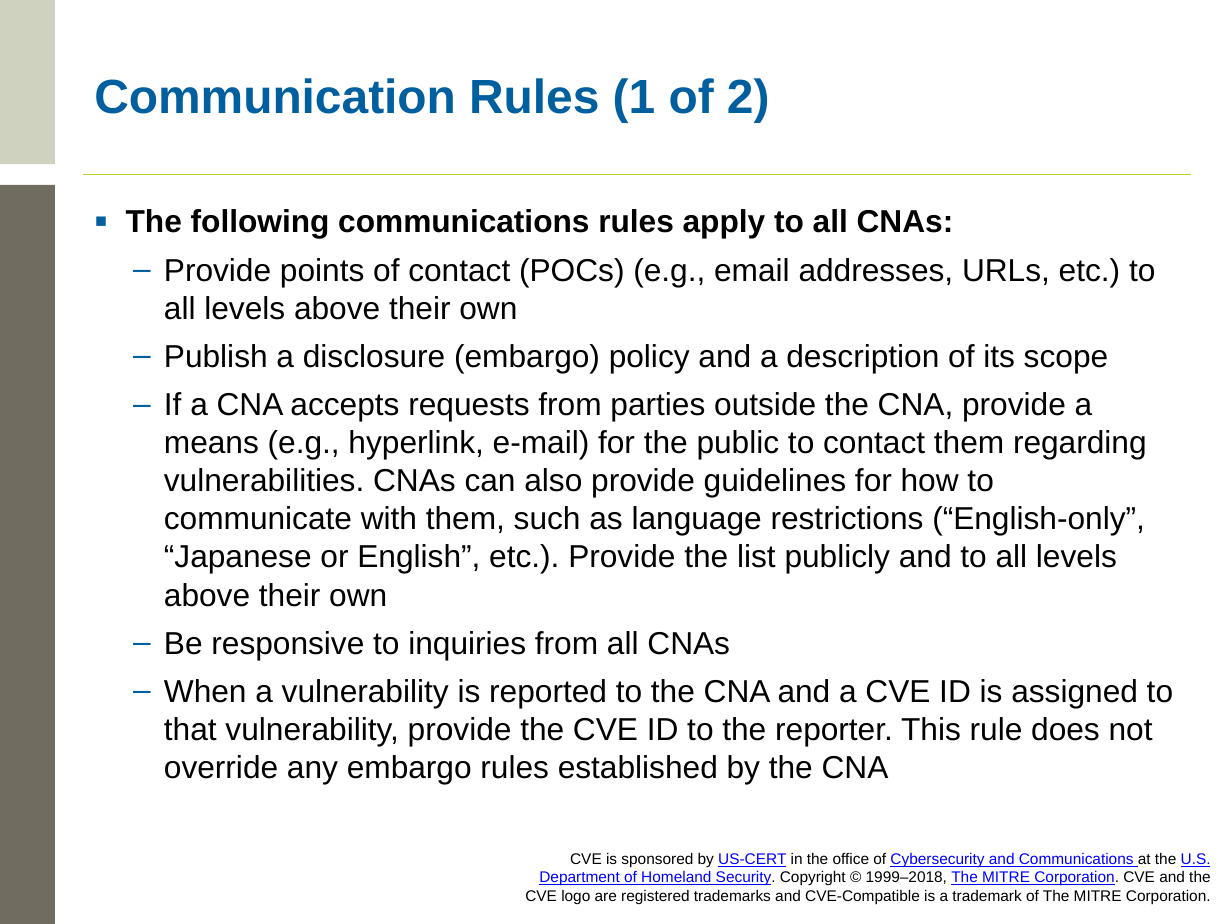
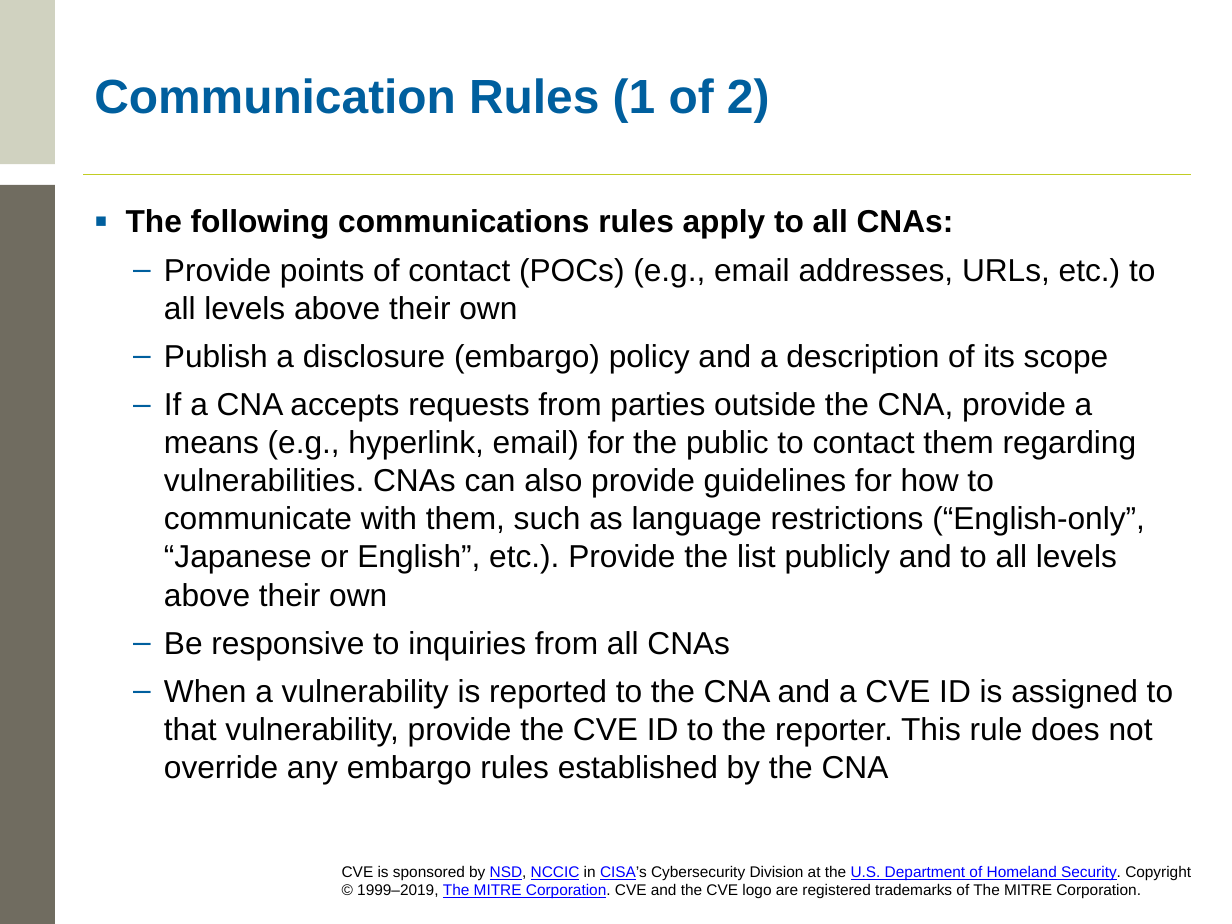
Before and after one commit to CVEProject/cveproject.github.io, a slide deck: slide 33 of docs/cna/Becoming a CNA.pptx. Drawn at 1232x924 pixels with LibreOffice and Linux fonts; fonts in the diff are those of the drawing; background and template pictures are left out. Boxes give left, top, right and bottom in pixels: in the first picture for what was removed or moved away, otherwise in the second. Text is boxed around its words. In the diff, an @@ line names an element or a change of style, - is before the commit and + after.

```diff
--- a/docs/cna/Becoming a CNA.pptx
+++ b/docs/cna/Becoming a CNA.pptx
@@ text at (164, 392, 1145, 607): text changed @@
-  – If a CNA accepts requests from parties outside the CNA, provide a means (e.g., hyperlink, e-mail) for the public to contact them regarding vulnerabilities. CNAs can also provide guidelines for how to communicate with them, such as language restrictions (“English-only”, “Japanese or English”, etc.). Provide the list publicly and to all levels above their own
+  – If a CNA accepts requests from parties outside the CNA, provide a means (e.g., hyperlink, email) for the public to contact them regarding vulnerabilities. CNAs can also provide guidelines for how to communicate with them, such as language restrictions (“English-only”, “Japanese or English”, etc.). Provide the list publicly and to all levels above their own
@@ text at (342, 865, 1191, 899): text changed @@
-CVE is sponsored by US-CERT in the office of Cybersecurity and Communications at the U.S. Department of Homeland Security. Copyright © 1999–2018, The MITRE Corporation. CVE and the CVE logo are registered trademarks and CVE-Compatible is a trademark of The MITRE Corporation.
+CVE is sponsored by NSD, NCCIC in CISA’s Cybersecurity Division at the U.S. Department of Homeland Security. Copyright © 1999–2019, The MITRE Corporation. CVE and the CVE logo are registered trademarks of The MITRE Corporation.
```
Also in this commit, not shown: 39 other slides changed.
